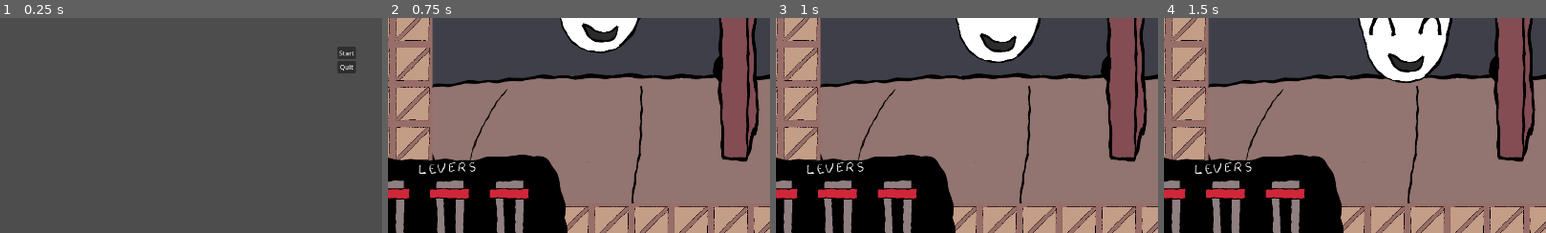
Above: before the commit, frames 1-4 (left to right).
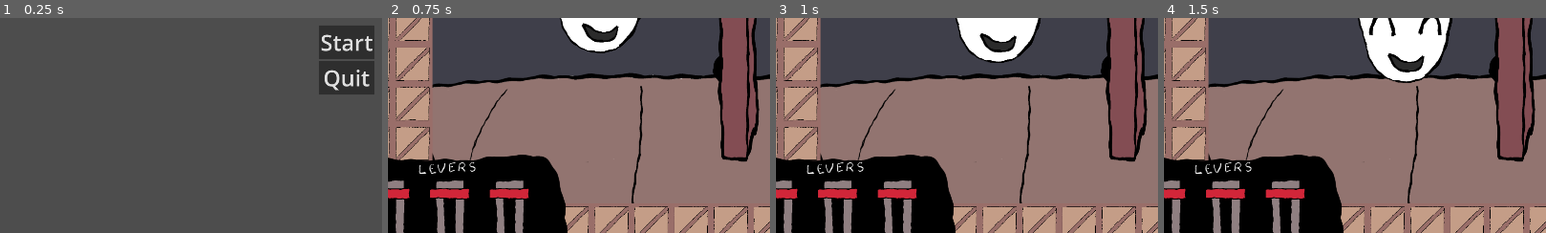
Above: after the commit, the same moments.

Repository: razzius/Masks2026
Game: Godot game, scene res://scenes/title_screen.tscn
Two runs of this game, one before a commit and one after it. Both use one fixed random seed, a clock stepped at 60 frames per second and the inputs below.
Inputs:
- Up to frame 1 (0.25 s): no input
- Up to frame 2 (0.75 s): click "Start" at 0.5 s
- Up to frame 3 (1 s): no input
- Up to frame 4 (1.5 s): tap Enter (ui_accept) at 1.25 s; hold Right (Right) from 1.28 s (still down)
The pictures show only the part of the screen within x 5-55%, y 40-90%; the shares and areas given below are measured in that part.

The runs differ from the first frame. In frame 1, 3.9% of the frame differs, in the area x 83-98%, y 3-36%; in frame 2, nothing differs; in frame 3, nothing differs; in frame 4, nothing differs.

Commit message:
Bigger buttons on main menu

Diff:
--- a/scenes/title_screen.tscn
+++ b/scenes/title_screen.tscn
@@ -26,10 +26,12 @@
 
 [node name="StartButton" type="Button" parent="CanvasLayer/CenterContainer/VBoxContainer" unique_id=1344575416]
 layout_mode = 2
+theme_override_font_sizes/font_size = 56
 text = "Start"
 
 [node name="QuitButton" type="Button" parent="CanvasLayer/CenterContainer/VBoxContainer" unique_id=947926400]
 layout_mode = 2
+theme_override_font_sizes/font_size = 56
 text = "Quit"
 
 [connection signal="button_down" from="CanvasLayer/CenterContainer/VBoxContainer/StartButton" to="." method="_on_button_button_down"]
